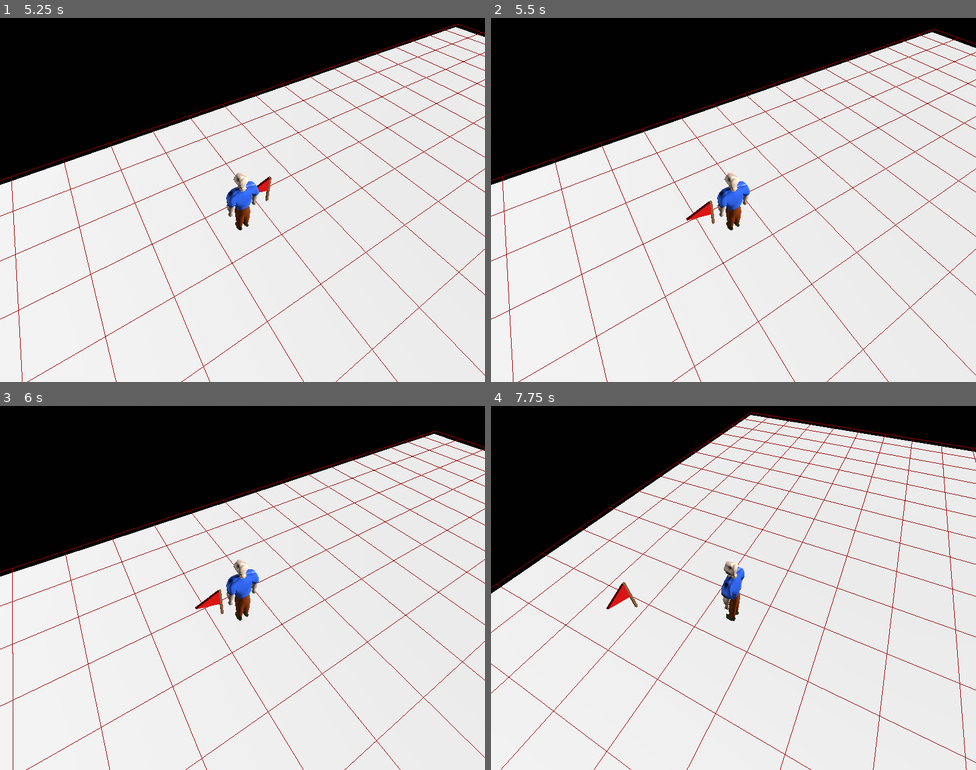
Above: before the commit, frames 1-4 (two rows, left to right).
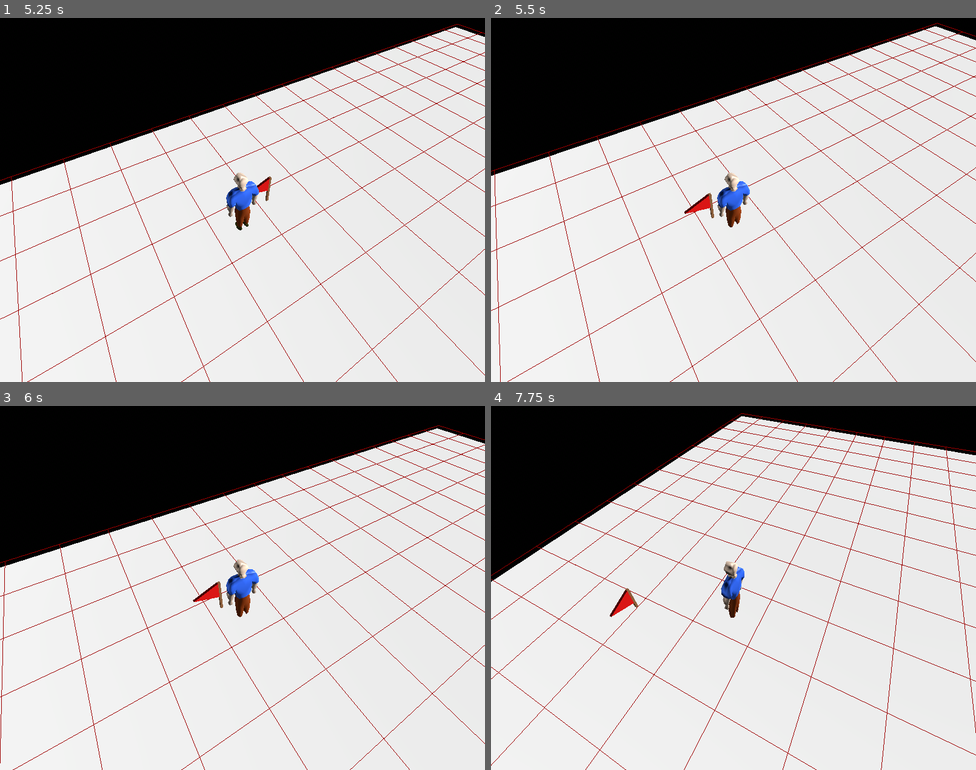
Above: after the commit, the same moments.

Repository: SummonerL/RS-Like
Game: Godot game, scene res://main.tscn
The game is run twice, just before and just after one commit, with the same random seed, the same clock (stepped at 60 frames per second) and the same inputs.
Inputs (mouse positions are in pixels of both pictures, inside the frame that each line leads up to):
- Up to frame 1 (5.25 s): tap Enter at 0.5, 5 s; move the mouse to (349, 181) at 0.52 s; click (349, 181) at 0.6 s; move the mouse to (145, 218) at 1.27 s; tap Down (camera_down) at 1.35 s; click (145, 218) at 1.55 s; move the mouse to (291, 119) at 2.02 s; hold Left (camera_left) 2.03-2.78 s; click (291, 119) at 2.3 s; move the mouse to (218, 272) at 2.77 s; tap Right (camera_right) at 2.85 s; click (218, 272) at 3.05 s; tap Space at 3.5 s; move the mouse to (388, 254) at 3.52 s; hold Up (camera_up) 3.53-4.28 s; click (388, 254) at 3.8 s; move the mouse to (97, 145) at 4.27 s; click (97, 145) at 4.35 s; move the mouse to (266, 200) at 5.02 s; click (266, 200) at 5.1 s
- Up to frame 2 (5.5 s): no input
- Up to frame 3 (6 s): tap Space at 5.75 s; move the mouse to (169, 497) at 5.77 s; tap Down (camera_down) at 5.85 s
- Up to frame 4 (7.75 s): click (660, 497) at 6.05 s; tap Enter at 6.5 s; move the mouse to (840, 569) at 6.52 s; hold Left (camera_left) 6.53-7.28 s; click (840, 569) at 6.8 s; move the mouse to (636, 606) at 7.27 s; tap Right (camera_right) at 7.35 s; click (636, 606) at 7.55 s

Frame 1 is identical in both runs. In frame 2, 5.6% of the frame differs, in the area x 0-100%, y 1-100%; in frame 3, 5.5%; in frame 4, 6.3%.

Commit message:
resolve positioning bug for click to grid

Diff:
--- a/Assets/Models/Characters/PlayerController.gd
+++ b/Assets/Models/Characters/PlayerController.gd
@@ -37,13 +37,11 @@
 		__.click_flag.position = intersection_point
 		__.click_flag.position.y = position.y
 
-		var grid_x = int(intersection_point.x / __.world_grid.cell_size.x)
-		var grid_y = int(intersection_point.y / __.world_grid.cell_size.y)
-		var grid_z = int(intersection_point.z / __.world_grid.cell_size.z)
-		generic_request = Vector3(grid_x, grid_y, grid_z)
+		# convert intersection point to GridMap coordinate
+		generic_request = __.world_grid.local_to_map(intersection_point)
 
 func process_generic_request():
-	print(generic_request)
+	# convert back to world coordinates to position player
 	var target = __.world_grid.map_to_local(generic_request)
 	target.x += (.5 * __.world_grid.cell_size.x)
 	target.z += (.5 * __.world_grid.cell_size.z)
